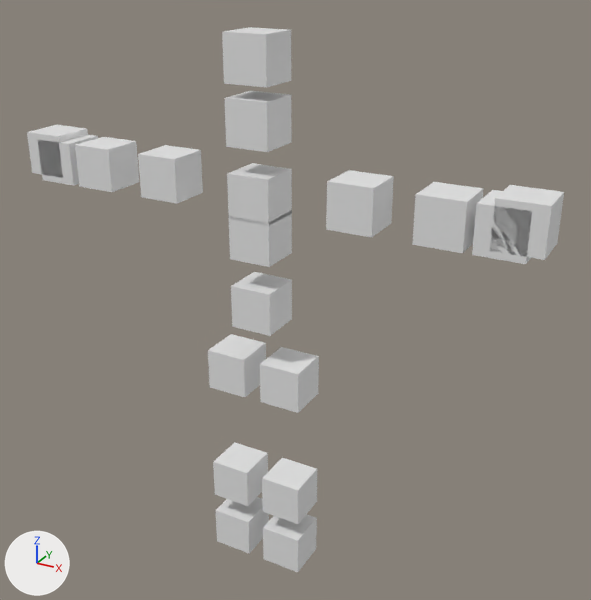
The glTF model games/chronoforge-dawn/docs/phase2-retry/.gate/canonical.glb, before and after one commit.
The view is the same before and after, from a 50 mm lens placed at (1.193, -1.957, 1.94), pointed at (0.076, 0.074, 0.925). Lighting does not change. The marker at lower left points along +X, +Y and +Z. The picture after the commit comes second. Vertices at exactly the same position are counted once.

Script lines for the objects in view, before the commit:
```python
me_cube_001 = bpy.data.meshes.new('Cube.001')
me_cube_001.from_pydata(...)  # 152 vertices, 228 faces; spans x -0.83..0.83, y -0.07..0.07, z 0.0..1.72
ob_fixturebody = bpy.data.objects.new('FixtureBody', me_cube_001)
ob_fixturebody.location = (0.0, 0.0, 0.0)
```
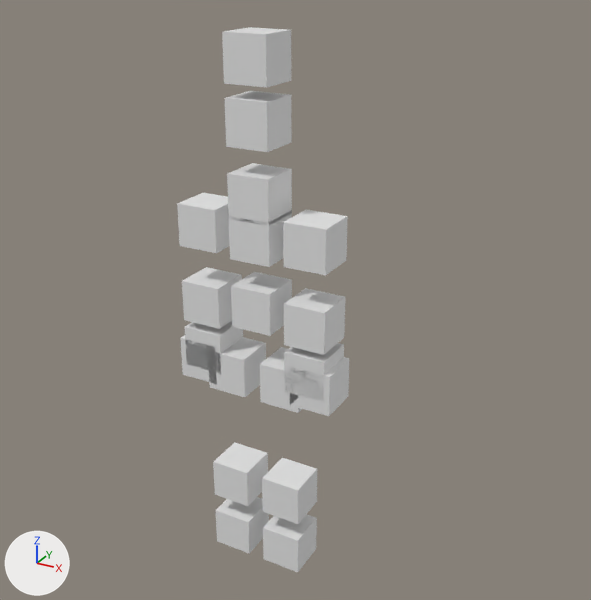
Pixel boxes (x1, y1, x2, y2) of what changed, in the pictures (591 x 600 px; the box of a moved part takes in the faces that stretch with it):
'FixtureBody', reshaped (68% narrower): before (27, 27, 564, 572); after (177, 27, 349, 572)
part 1 of me_cube_001, moved or reshaped: before (326, 170, 394, 238); after (283, 210, 348, 275)
part 2 of me_cube_001, moved or reshaped: before (412, 182, 483, 253); after (284, 288, 345, 355)
part 3 of me_cube_001, moved or reshaped: before (472, 190, 532, 264); after (284, 343, 344, 402)
part 4 of me_cube_001, moved or reshaped: before (490, 185, 564, 260); after (290, 357, 349, 416)
part 5 of me_cube_001, moved or reshaped: before (138, 145, 203, 204); after (177, 193, 230, 253)
part 6 of me_cube_001, moved or reshaped: before (75, 137, 139, 192); after (182, 267, 242, 329)
part 7 of me_cube_001, moved or reshaped: before (38, 135, 98, 186); after (185, 321, 243, 374)
part 8 of me_cube_001, moved or reshaped: before (27, 125, 88, 178); after (180, 335, 217, 384)

Diff of the bpy script that builds the scene:
```diff
--- a/games/chronoforge-dawn/docs/phase2-retry/.gate/canonical.glb.py
+++ b/games/chronoforge-dawn/docs/phase2-retry/.gate/canonical.glb.py
@@ me_cube_001 @@
 # used by ob_fixturebody; location = (0.0, 0.0, 0.0)
-me_cube_001.from_pydata(...)  # 152 vertices, 228 faces; spans x -0.83..0.83, y -0.07..0.07, z 0.0..1.72
+me_cube_001.from_pydata(...)  # 152 vertices, 228 faces; spans x -0.27..0.27, y -0.07..0.07, z 0.0..1.72
+# me_cube_001 part 1: the loose piece of 8 vertices spanning x 0.25..0.38, y -0.07..0.07, z 1.22..1.36 is turned 90 degrees about the y axis through its middle, then moved by (-0.13, 0.0, -0.13)
+# me_cube_001 part 2: the loose piece of 8 vertices spanning x 0.5..0.63, y -0.07..0.07, z 1.22..1.36 is turned 90 degrees about the y axis through its middle, then moved by (-0.38, 0.0, -0.38)
+# me_cube_001 part 3: the loose piece of 8 vertices spanning x 0.65..0.79, y -0.07..0.07, z 1.22..1.36 is turned 90 degrees about the y axis through its middle, then moved by (-0.54, 0.0, -0.54)
+# me_cube_001 part 4: the loose piece of 8 vertices spanning x 0.7..0.83, y -0.07..0.07, z 1.24..1.38 is turned 90 degrees about the y axis through its middle, then moved by (-0.56, 0.0, -0.6)
+# me_cube_001 part 5: the loose piece of 8 vertices spanning x -0.38..-0.25, y -0.07..0.07, z 1.22..1.36 is turned -90 degrees about the y axis through its middle, then moved by (0.13, 0.0, -0.13)
+# me_cube_001 part 6: the loose piece of 8 vertices spanning x -0.63..-0.5, y -0.07..0.07, z 1.22..1.36 is turned -90 degrees about the y axis through its middle, then moved by (0.38, 0.0, -0.38)
+# me_cube_001 part 7: the loose piece of 8 vertices spanning x -0.79..-0.65, y -0.07..0.07, z 1.22..1.36 is turned -90 degrees about the y axis through its middle, then moved by (0.54, 0.0, -0.54)
+# me_cube_001 part 8: the loose piece of 8 vertices spanning x -0.83..-0.7, y -0.07..0.07, z 1.24..1.38 is turned -90 degrees about the y axis through its middle, then moved by (0.56, 0.0, -0.6)
```
